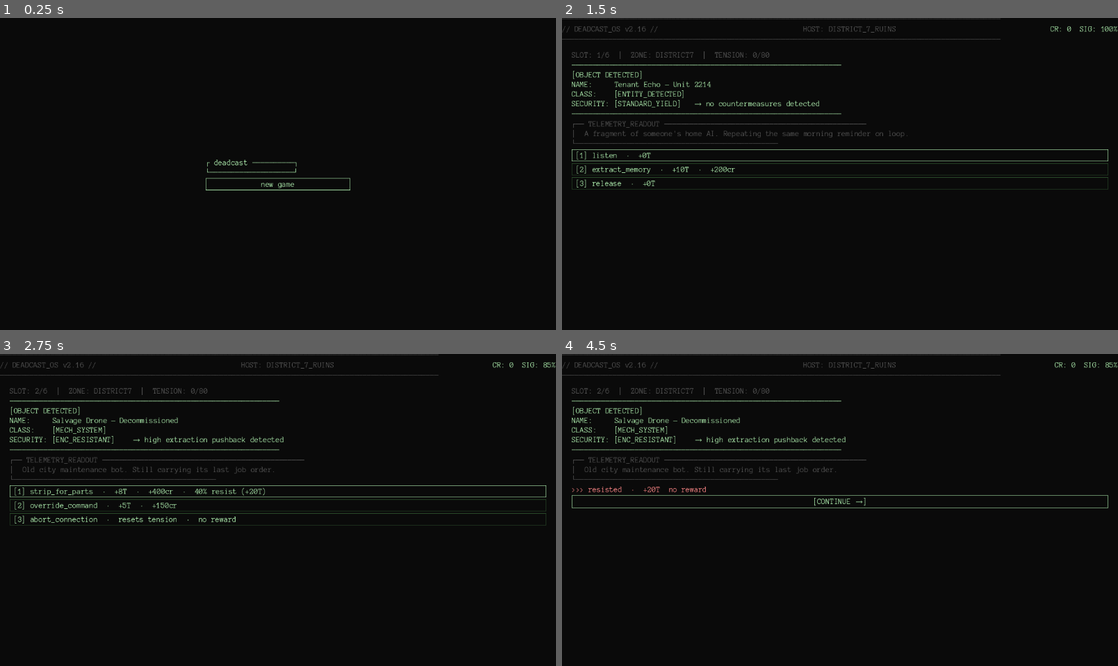
Above: before the commit, frames 1-4 (two rows, left to right).
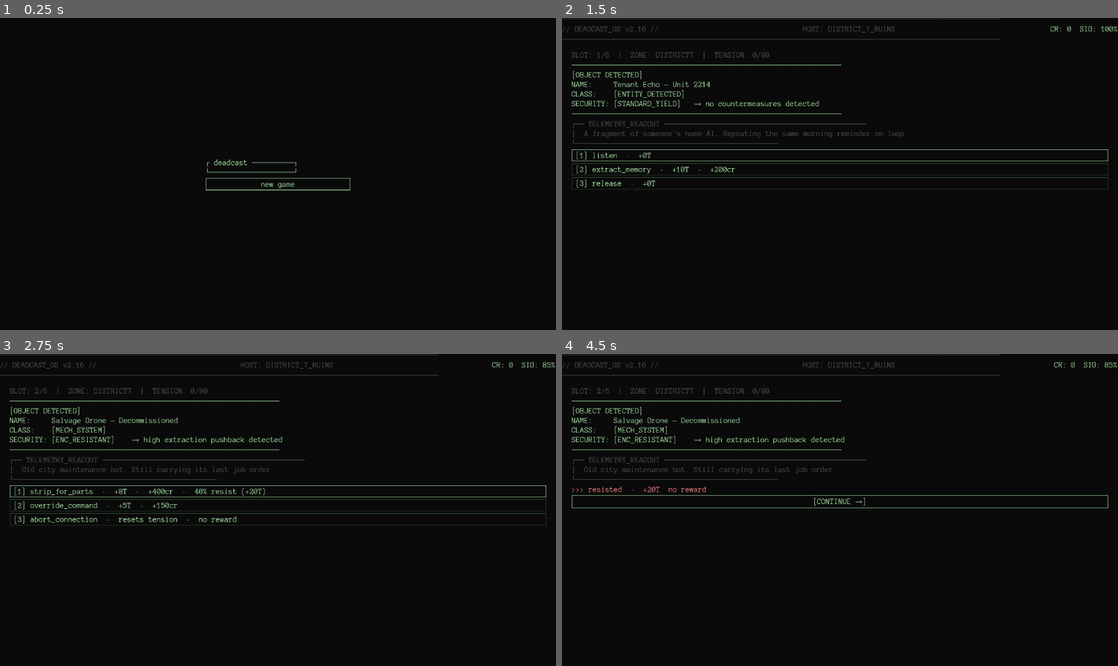
Above: after the commit, the same moments.

Repository: Teeohbee/deadcast
Game: Godot game, scene res://scenes/title_screen/TitleScreen.tscn
Same seed, same stepped clock (60 frames per second), same inputs: the game is played once before the commit and once after it.
Inputs (mouse positions are in pixels of both pictures, inside the frame that each line leads up to):
- Up to frame 1 (0.25 s): no input
- Up to frame 2 (1.5 s): click "new game" at 0.5 s; click "[ READY TO DIVE ]" at 1.25 s
- Up to frame 3 (2.75 s): click "[1] listen · +0T" at 2 s
- Up to frame 4 (4.5 s): click "[1] strip_for_parts · +8T · +…" at 2.75 s; tap Enter at 3.5 s; move the mouse to (962, 494) at 3.52 s; hold Space (action_reel) 3.53-4.25 s; click (962, 494) at 3.67 s; drag from (728, 525) to (812, 572) at 4.27 s

The runs differ from the first frame. In frame 1, less than 0.1% of the frame differs, in the area x 38-54%, y 45-55%; in frame 2, 0.8%; in frame 3, 1.3%, in the area x 2-100%, y 2-55%; in frame 4, 1.1%.

Commit message:
fix: use load() for font resource instead of load_dynamic_font

Diff:
--- a/autoload/UIStyle.gd
+++ b/autoload/UIStyle.gd
@@ -17,8 +17,7 @@
 func get_theme() -> Theme:
 	if _theme:
 		return _theme
-	var font := FontFile.new()
-	font.load_dynamic_font("res://fonts/AnonymousPro-Regular.ttf")
+	var font := load("res://fonts/AnonymousPro-Regular.ttf") as FontFile
 	_theme = Theme.new()
 	_theme.set_font("font", "Label", font)
 	_theme.set_font("font", "Button", font)
